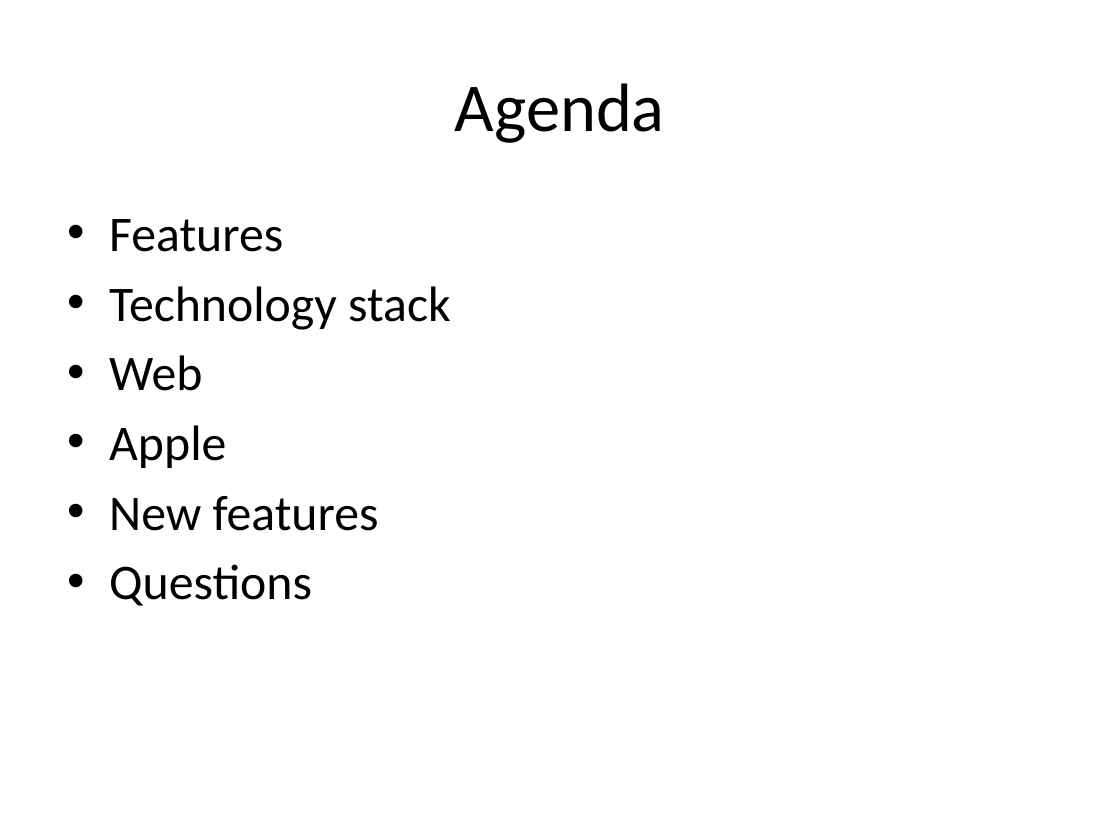
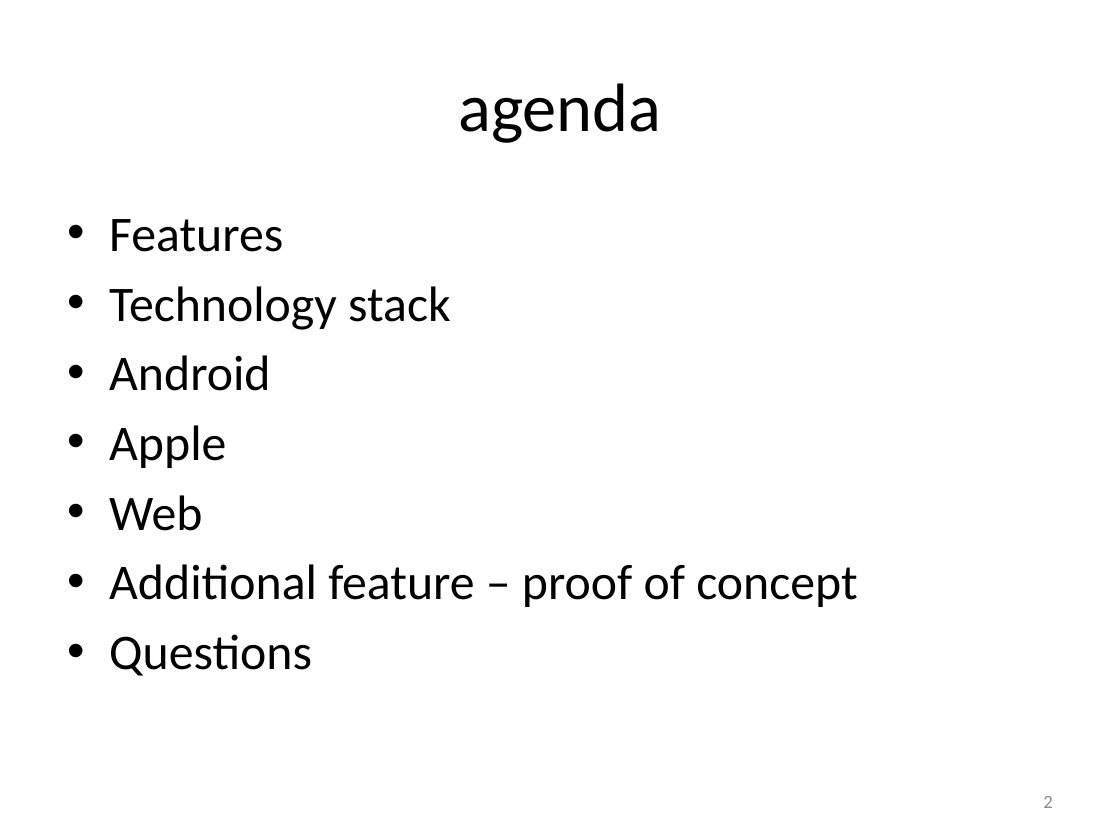
Before and after one commit to mcdperera/Firecalc, a slide deck: slide 2 of docs/presentation.pptx. Drawn at 1120x840 pixels with LibreOffice and Linux fonts; fonts in the diff are those of the drawing. Boxes give left, top, right and bottom in pixels: in the first picture for what was removed or moved away, otherwise in the second. Text is boxed around its words. In the diff, an @@ line names an element or a change of style, - is before the commit and + after.

Commit message:
videos related to android and ios uploaded.

```diff
--- a/docs/presentation.pptx
+++ b/docs/presentation.pptx
@@ title at <box>458,83,661,143</box>: text changed @@
-Agenda
+agenda
@@ text at <box>109,355,270,468</box>: paragraphs added @@
+• Android
+• Apple
@@ text at <box>109,564,857,607</box>: text changed @@
-• Apple
-• New features
+• Additional feature – proof of concept
@@ page number added at <box>1043,796,1052,808</box>, 12 pt, text #8C8C8C @@
+2
```
Also in this commit, not shown: 2 other slides changed, 16 slides added, 2 other files.
